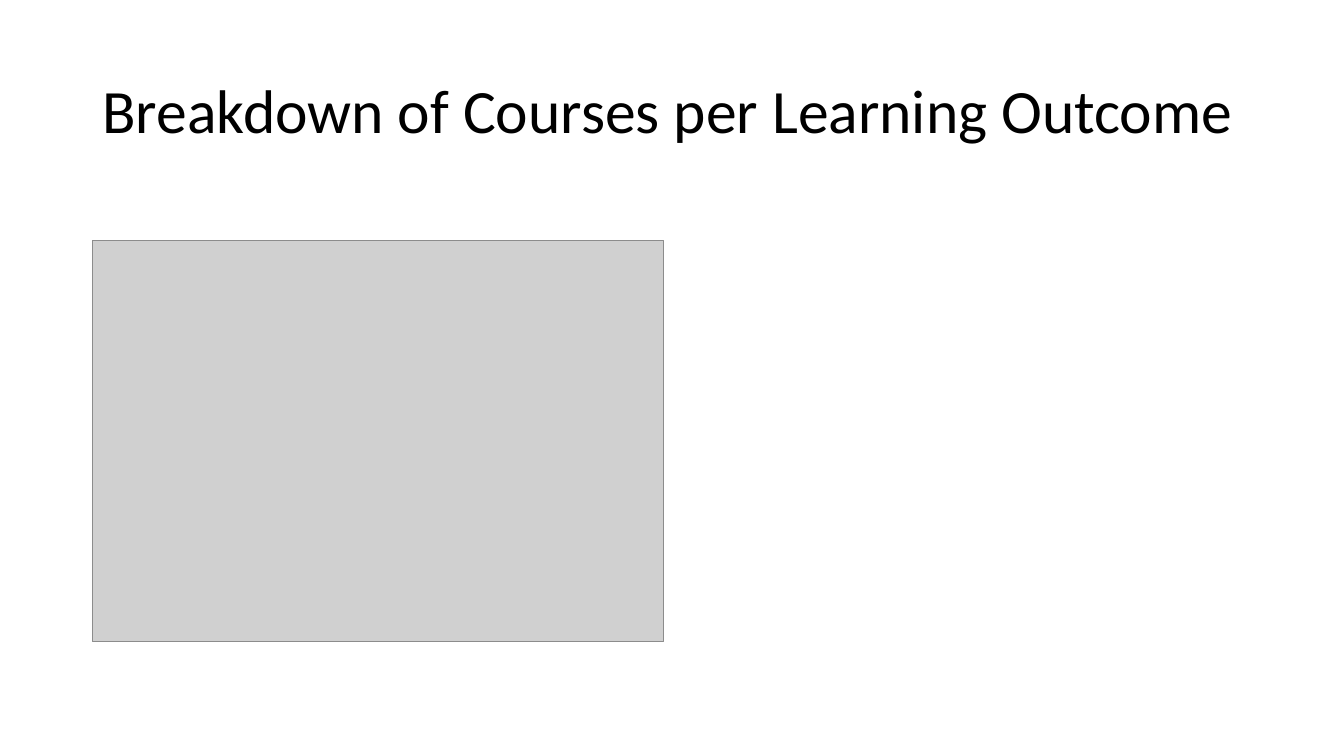
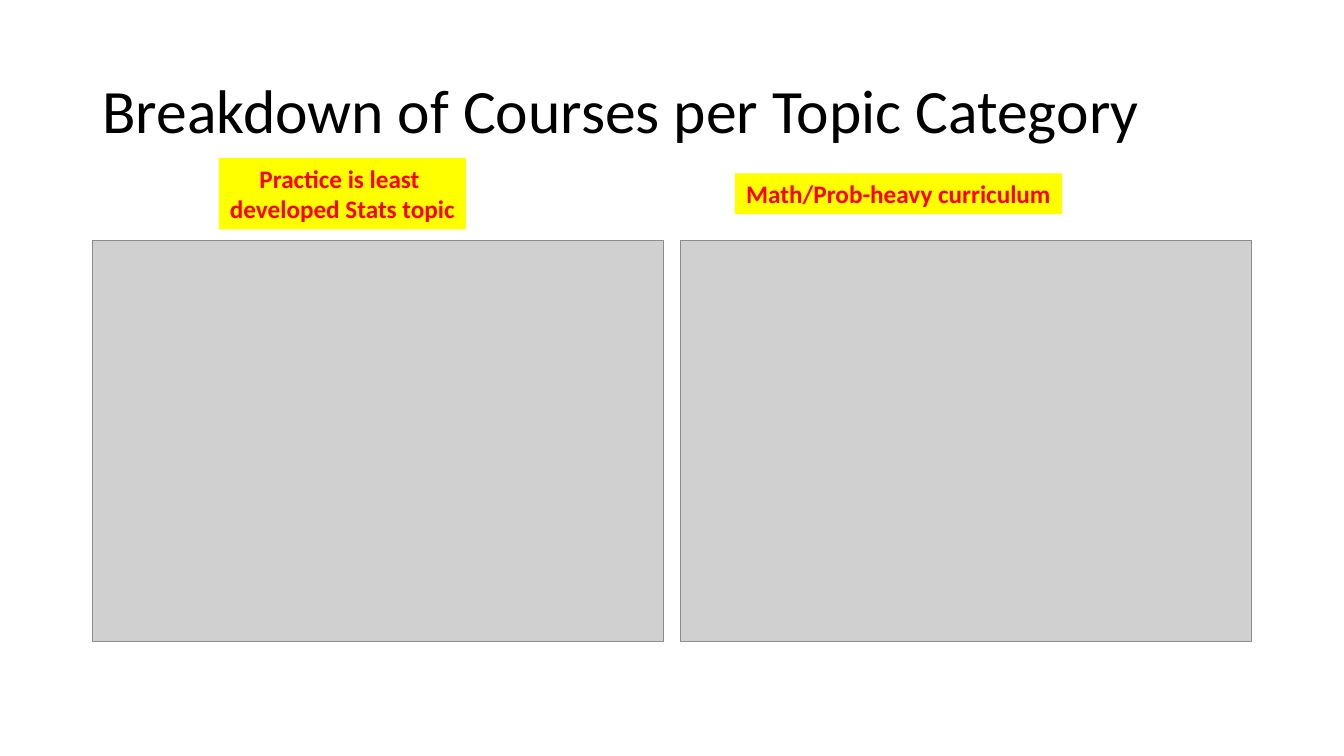
Before and after one commit to damouras/SoSC, a slide deck: slide 10 of Status fo Statistics Curricula.pptx. Drawn at 1344x756 pixels with LibreOffice and Linux fonts; fonts in the diff are those of the drawing; grey boxes stand for pictures. Boxes give left, top, right and bottom in pixels: in the first picture for what was removed or moved away, otherwise in the second. Text is boxed around its words. In the diff, an @@ line names an element or a change of style, - is before the commit and + after.

```diff
--- a/Status fo Statistics Curricula.pptx
+++ b/Status fo Statistics Curricula.pptx
@@ title at bbox=[102, 90, 1139, 144]: text changed @@
-Breakdown of Courses per Learning Outcome
+Breakdown of Courses per Topic Category
@@ rectangle added at bbox=[219, 158, 466, 230], fill #FFFF00, 18 pt, text #FF0000, bold @@
+Practice is least
+developed Stats topic
@@ rectangle added at bbox=[735, 173, 1063, 214], fill #FFFF00, 18 pt, text #FF0000, bold @@
+Math/Prob-heavy curriculum
@@ picture added at bbox=[681, 240, 1252, 641] @@
```
Also in this commit, not shown: 2 other slides changed, 1 slide added, 4 other files.
